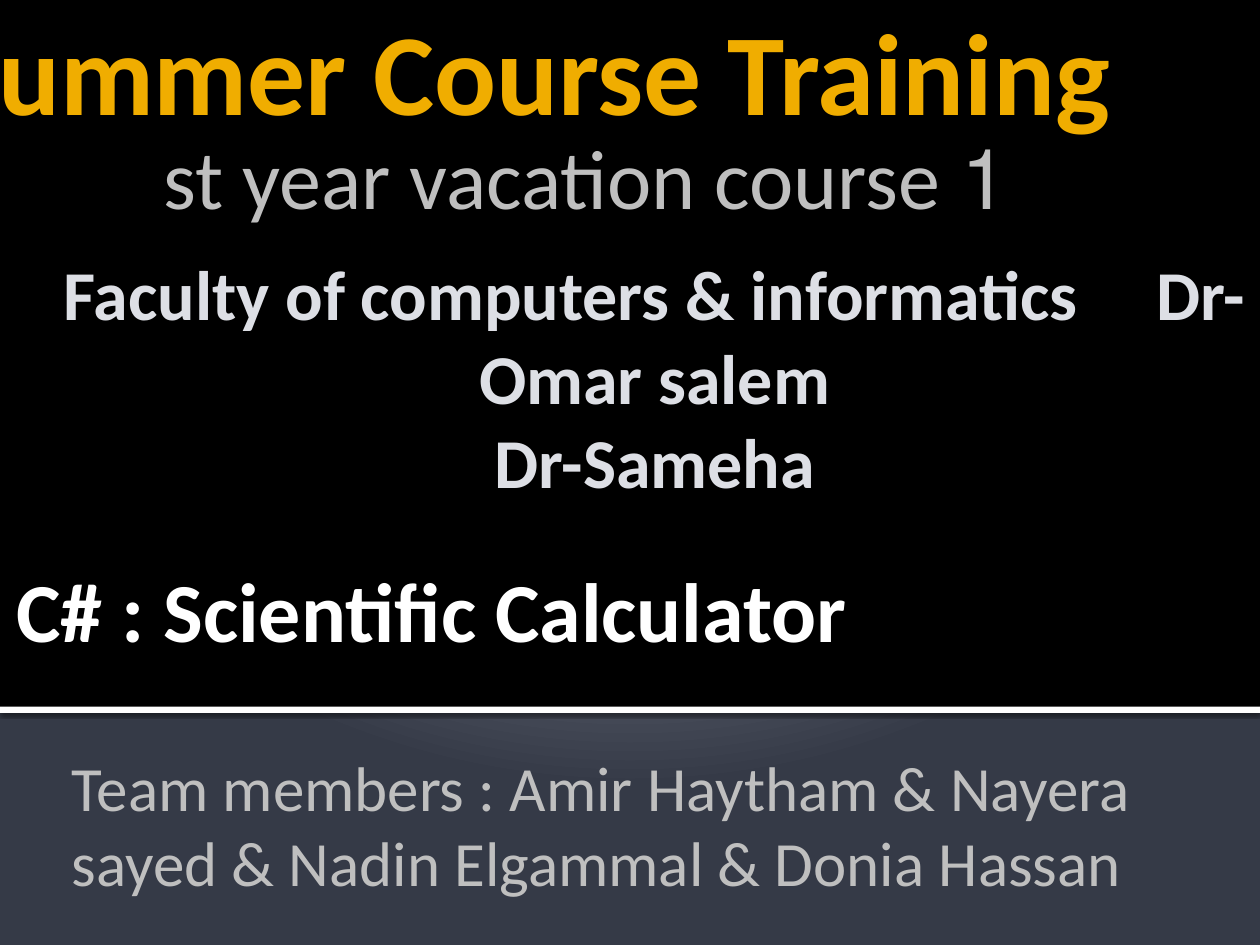
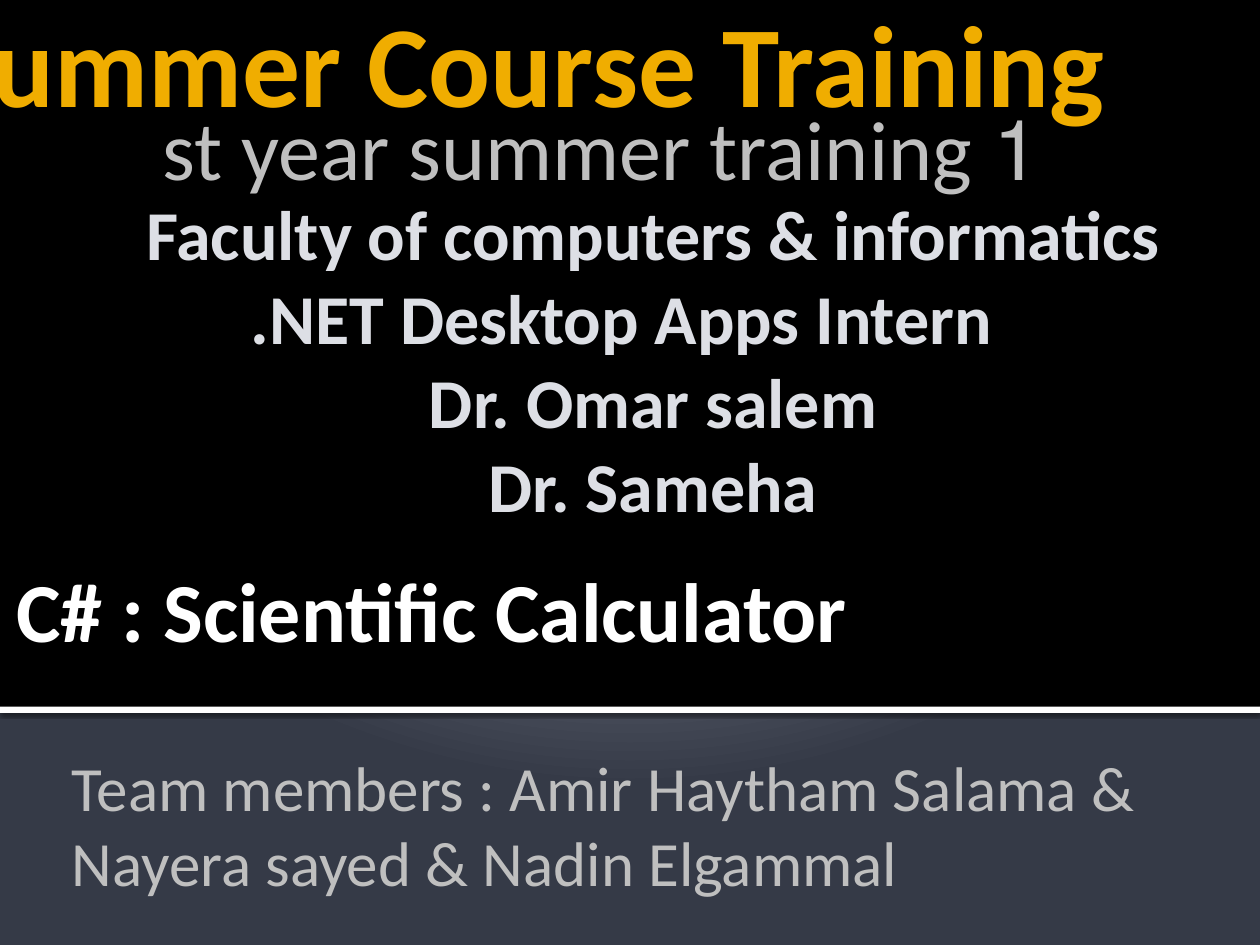
Before and after one commit to Amir-Haytham/Basic-Scientific-Calculator, a slide deck: slide 1 of Presentation.pptx. Drawn at 1260x945 pixels with LibreOffice and Linux fonts; fonts in the diff are those of the drawing. Boxes give left, top, right and bottom in pixels: in the first picture for what was removed or moved away, otherwise in the second. Text is boxed around its words. In the diff, an @@ line names an element or a change of style, - is before the commit and + after.

```diff
--- a/Presentation.pptx
+++ b/Presentation.pptx
@@ title "Summer Course Training" rewrapped from <box>373,34,1110,135</box> to <box>367,26,1104,135</box> @@
@@ text at <box>163,122,972,195</box>: text changed @@
-1 st year vacation course
+1 st year summer training
@@ text at <box>146,210,1160,513</box>: text changed @@
-Faculty of computers & informatics Dr-Omar salem
-Dr-Sameha
+Faculty of computers & informatics
+.NET Desktop Apps Intern
+Dr. Omar salem
+Dr. Sameha
@@ text at <box>72,767,1077,897</box>: text changed @@
-Team members : Amir Haytham & Nayera sayed & Nadin Elgammal & Donia Hassan
+Team members : Amir Haytham Salama & Nayera sayed & Nadin Elgammal
```
